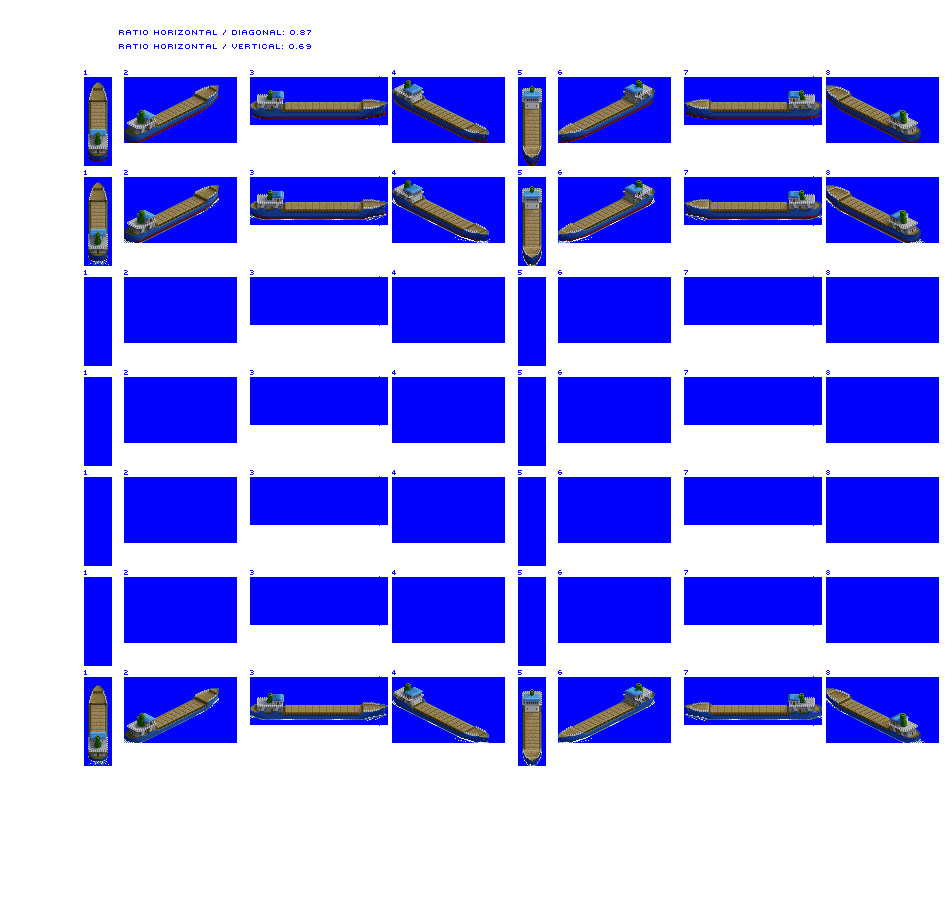
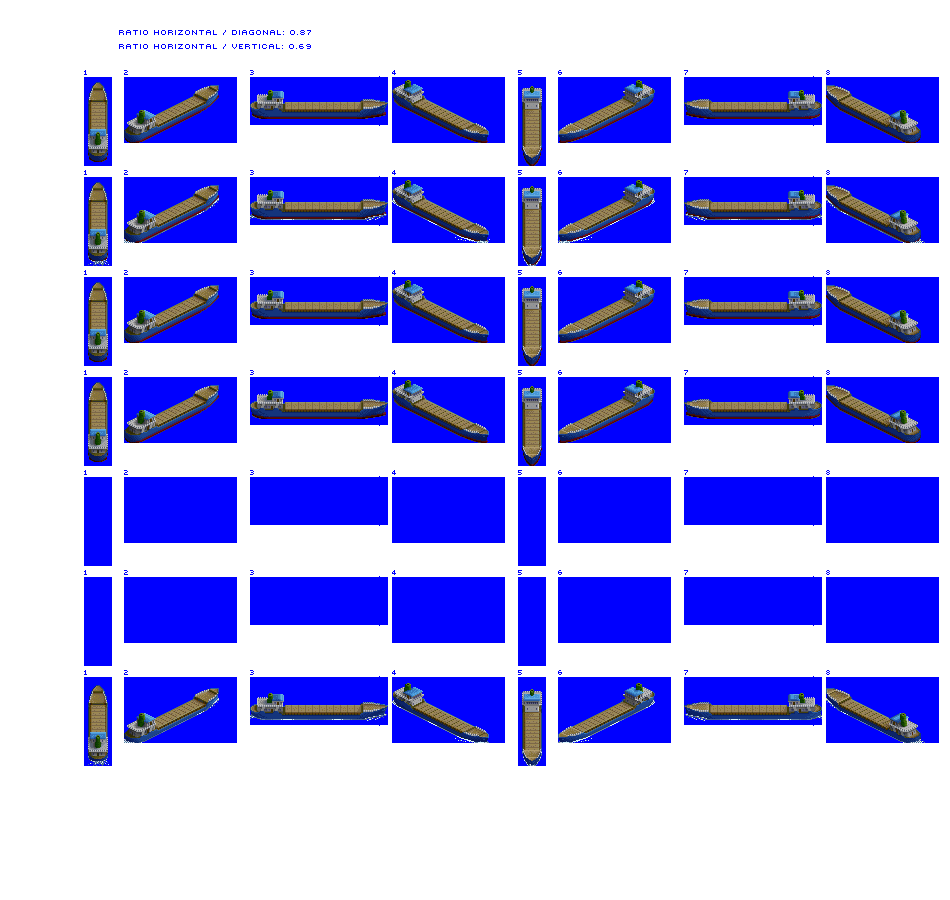
Two versions of the same layered image (950x900). Layer-by-layer changes:
painted on "Coaster unloaded" over [88, 280, 921, 466]
